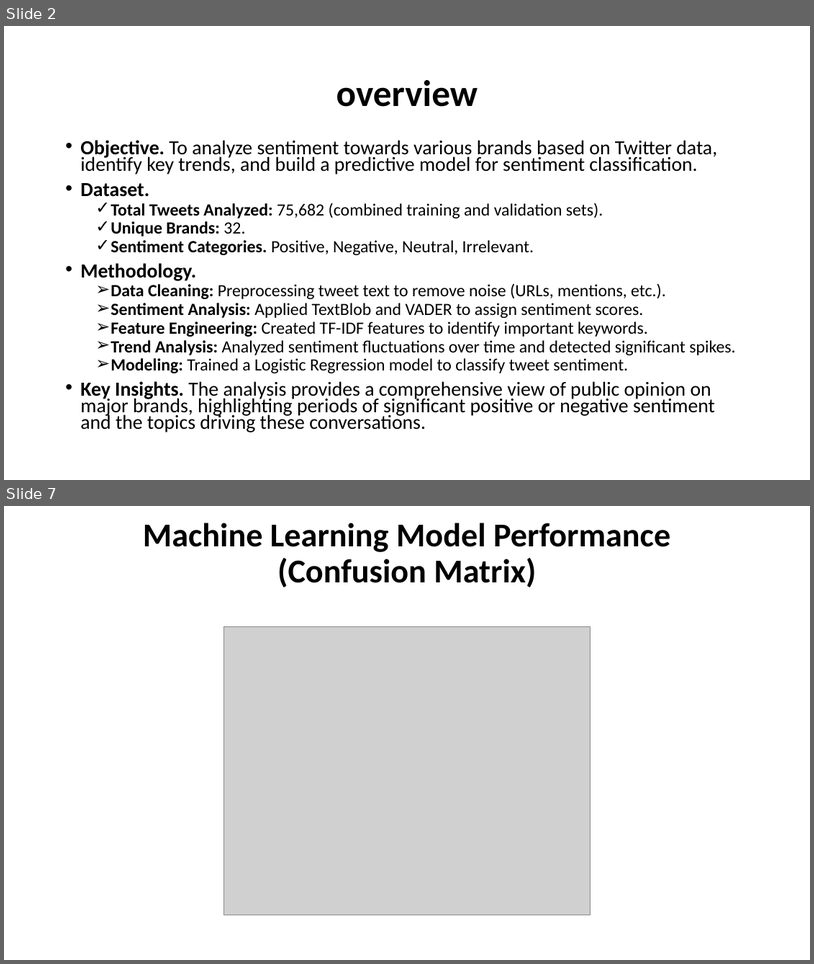
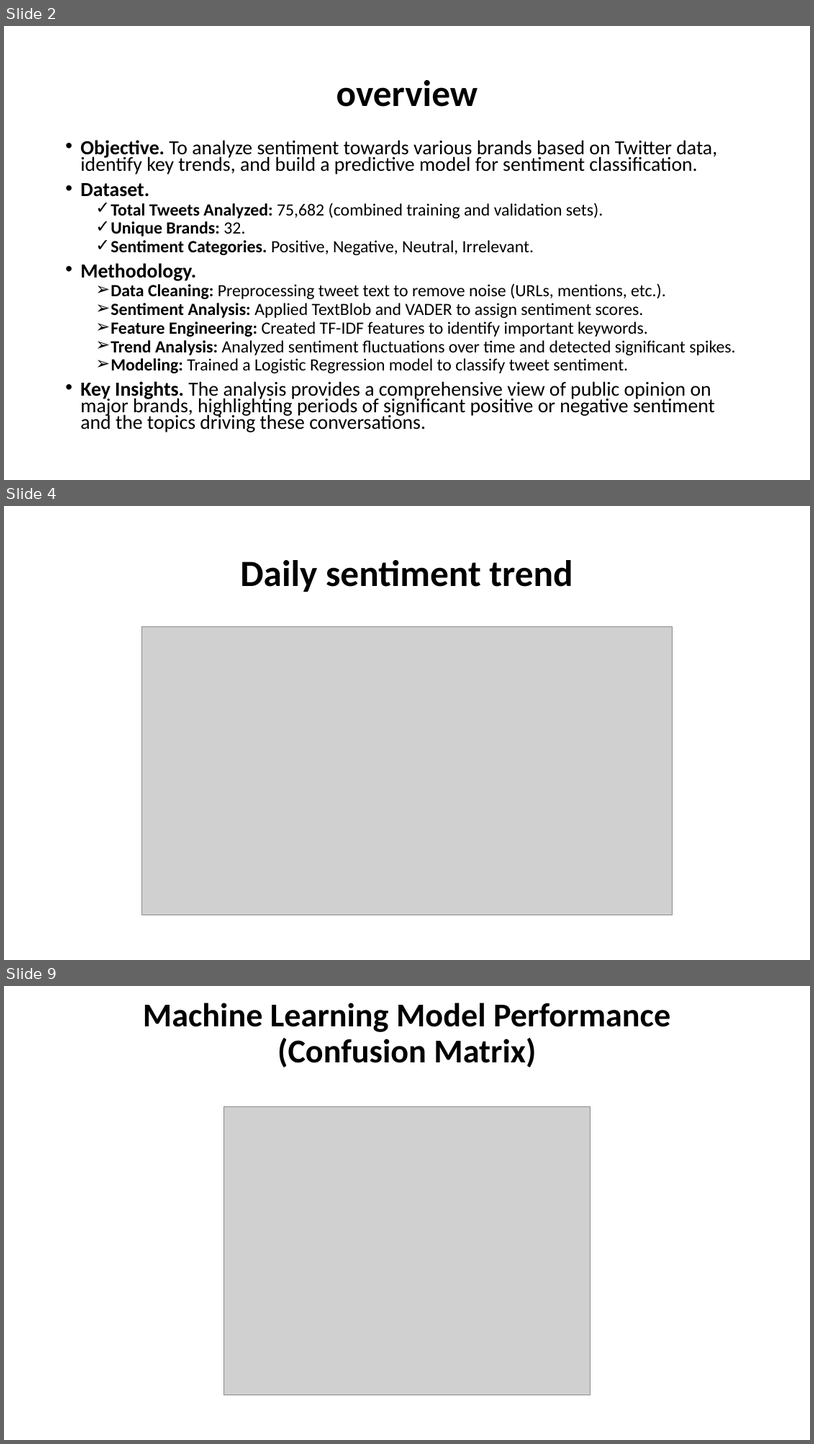
Before and after one commit to johnsteven9988776655/twitter_analysis, a slide deck: Twitter brand sentiment analysis.pptx. Shown one above the other, each under a label of ours: slides 2 and 7 before the commit, slides 2, 4 and 9 after it; the slides between them are not shown. The pictures are 814x964 and 814x1444 pixels, drawn with LibreOffice and Linux fonts; fonts in the diff are those of the drawing; grey boxes stand for pictures. Boxes give left, top, right and bottom in pixels: in the first picture for what was removed or moved away, otherwise in the second. Text is boxed around its words. In the diff, an @@ line names an element or a change of style, - is before the commit and + after.

```diff
--- a/Twitter brand sentiment analysis.pptx
+++ b/Twitter brand sentiment analysis.pptx
@@ slide 4 added at (4, 506, 810, 960), background #FFFFFF @@
@@ title added at (240, 560, 573, 592), 44 pt, text #000000, bold @@
+Daily sentiment trend
@@ picture added at (142, 627, 672, 915) @@
@@ what was slide 7 is now slide 9 @@
```
Also in this commit, not shown: 5 slides changed, 1 other slide added, 1 other file.
